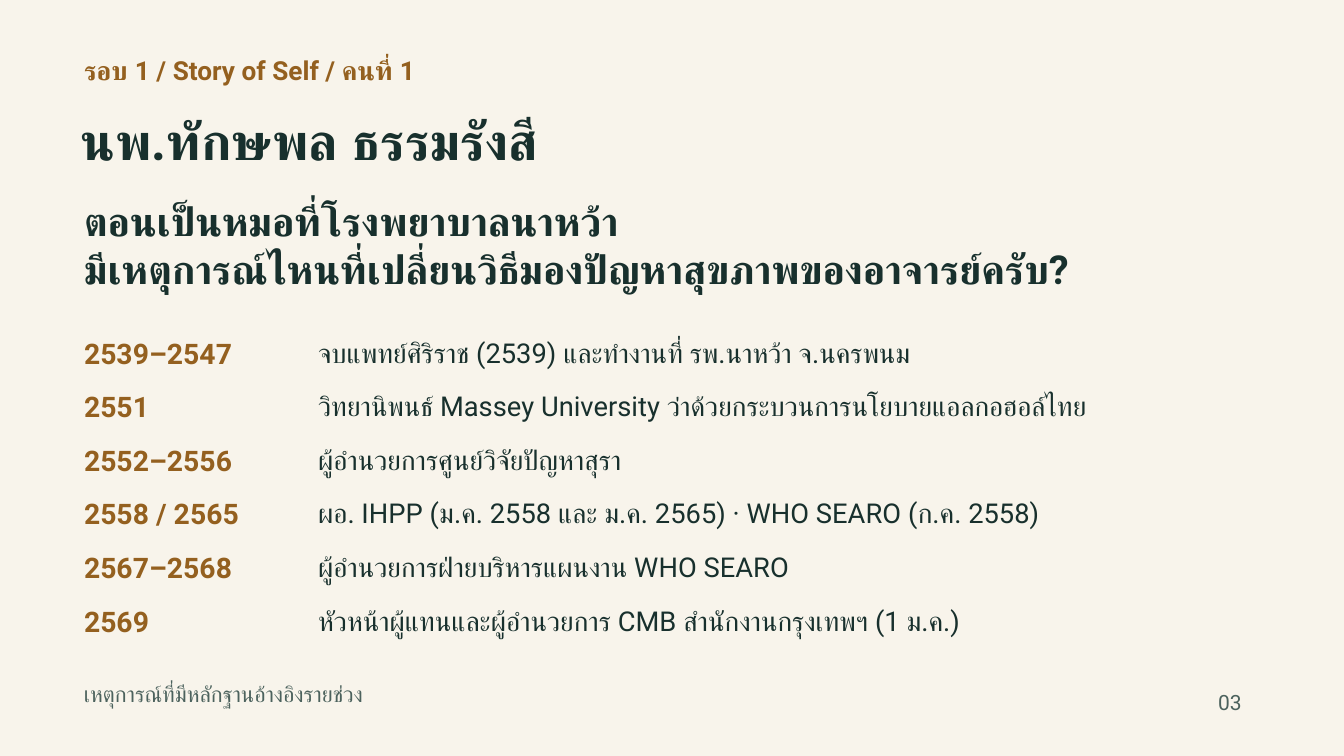
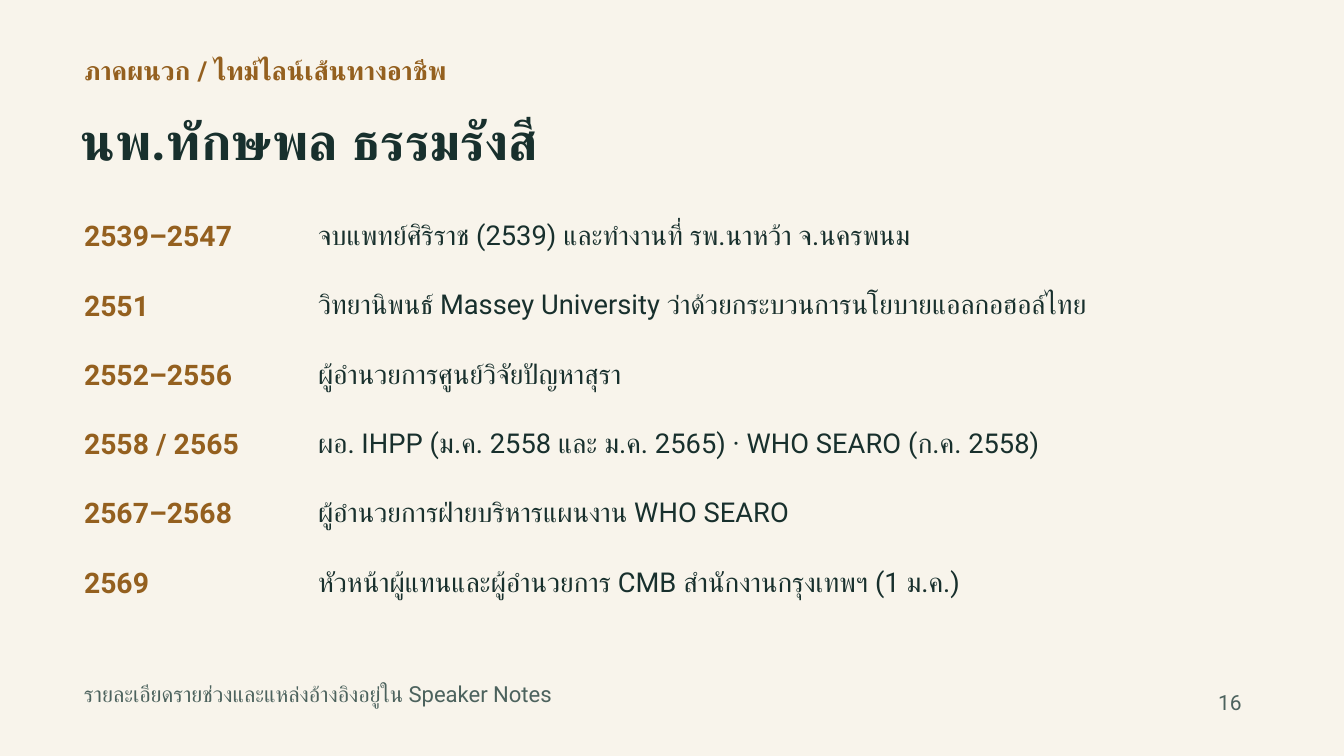
Before and after one commit to smartwoo/racm303-2569-faculty-member, a slide deck: slide 16 of exports/pptx/RACM303_2569_Physician_Roles_Moderator.pptx (slide 3 before the commit). Drawn at 1344x756 pixels with LibreOffice and Linux fonts; fonts in the diff are those of the drawing. Boxes give left, top, right and bottom in pixels: in the first picture for what was removed or moved away, otherwise in the second. Text is boxed around its words. In the diff, an @@ line names an element or a change of style, - is before the commit and + after.

```diff
--- a/exports/pptx/RACM303_2569_Physician_Roles_Moderator.pptx
+++ b/exports/pptx/RACM303_2569_Physician_Roles_Moderator.pptx
@@ text at [84,60,447,81]: text changed @@
-รอบ 1 / Story of Self / คนที่ 1
+ภาคผนวก / ไทม์ไลน์เส้นทางอาชีพ
@@ text removed at [84,204,1069,295] @@
-ตอนเป็นหมอที่โรงพยาบาลนาหว้า
-มีเหตุการณ์ไหนที่เปลี่ยนวิธีมองปัญหาสุขภาพของอาจารย์ครับ?
@@ text "2539–2547": place and size @@
-text "2539–2547" at [84,343,232,365]
+text "2539–2547" at [84,225,232,247]
@@ text "จบแพทย์ศิริราช (2539) และทำงานที่ รพ.นาหว้า จ.นครพนม": place and size @@
-text "จบแพทย์ศิริราช (2539) และทำงานที่ รพ.นาหว้า จ.นครพนม" at [318,341,911,369]
+text "จบแพทย์ศิริราช (2539) และทำงานที่ รพ.นาหว้า จ.นครพนม" at [318,223,911,251]
@@ text "2551": place and size @@
-text "2551" at [84,396,149,418]
+text "2551" at [84,295,149,317]
@@ text "วิทยานิพนธ์ Massey University ว่าด้วยกระบวนการนโยบายแอลกอฮอล ...": place and size @@
-text "วิทยานิพนธ์ Massey University ว่าด้วยกระบวนการนโยบายแอลกอฮอล ..." at [318,395,1086,422]
+text "วิทยานิพนธ์ Massey University ว่าด้วยกระบวนการนโยบายแอลกอฮอล ..." at [318,293,1086,320]
@@ text "2552–2556": place and size @@
-text "2552–2556" at [84,450,232,472]
+text "2552–2556" at [84,364,232,386]
@@ text "ผู้อำนวยการศูนย์วิจัยปัญหาสุรา": place and size @@
-text "ผู้อำนวยการศูนย์วิจัยปัญหาสุรา" at [318,449,622,478]
+text "ผู้อำนวยการศูนย์วิจัยปัญหาสุรา" at [318,363,622,392]
@@ text "2558 / 2565": place and size @@
-text "2558 / 2565" at [84,503,239,525]
+text "2558 / 2565" at [84,433,239,455]
@@ text "ผอ. IHPP (ม.ค. 2558 และ ...": place and size @@
-text "ผอ. IHPP (ม.ค. 2558 และ ..." at [318,501,1039,529]
+text "ผอ. IHPP (ม.ค. 2558 และ ..." at [318,431,1039,459]
@@ text "2567–2568": place and size @@
-text "2567–2568" at [84,557,232,579]
+text "2567–2568" at [84,502,232,524]
@@ text "ผู้อำนวยการฝ่ายบริหารแผนงาน WHO SEARO": place and size @@
-text "ผู้อำนวยการฝ่ายบริหารแผนงาน WHO SEARO" at [318,556,789,585]
+text "ผู้อำนวยการฝ่ายบริหารแผนงาน WHO SEARO" at [318,501,789,530]
@@ text "2569": place and size @@
-text "2569" at [84,611,149,633]
+text "2569" at [84,572,149,594]
@@ text "หัวหน้าผู้แทนและผู้อำนวยการ CMB สำนักงานกรุงเทพฯ (1 ม.ค.)": place and size @@
-text "หัวหน้าผู้แทนและผู้อำนวยการ CMB สำนักงานกรุงเทพฯ (1 ม.ค.)" at [318,609,960,638]
+text "หัวหน้าผู้แทนและผู้อำนวยการ CMB สำนักงานกรุงเทพฯ (1 ม.ค.)" at [318,570,960,600]
@@ text at [84,685,552,709]: text changed @@
-เหตุการณ์ที่มีหลักฐานอ้างอิงรายช่วง
+รายละเอียดรายช่วงและแหล่งอ้างอิงอยู่ใน Speaker Notes
@@ text at [1218,695,1242,710]: text changed @@
-03
+16
```
Also in this commit, not shown: 4 other slides changed, 15 slides added, 11 slides removed.
